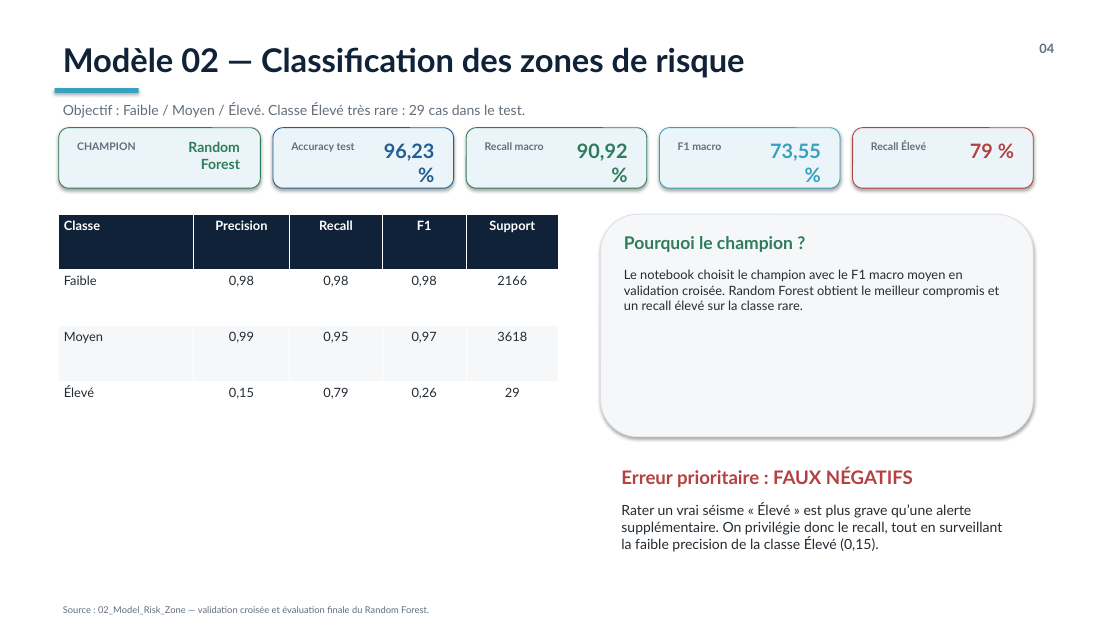
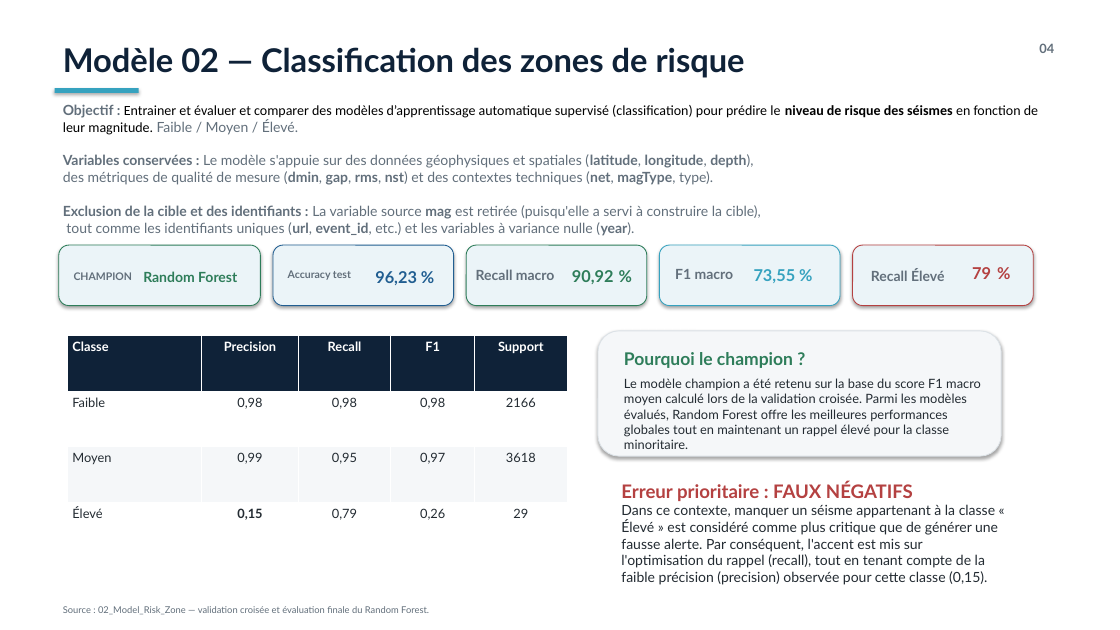
Before and after one commit to tarekalsemaan/USGS-Earthquake-AI, a slide deck: slide 4 of Presentation_TP_USGS_Earthquake_AI_FINAL.pptx. Drawn at 1120x630 pixels with LibreOffice and Linux fonts; fonts in the diff are those of the drawing. Boxes give left, top, right and bottom in pixels: in the first picture for what was removed or moved away, otherwise in the second. Text is boxed around its words. In the diff, an @@ line names an element or a change of style, - is before the commit and + after.

```diff
--- a/Presentation_TP_USGS_Earthquake_AI_FINAL.pptx
+++ b/Presentation_TP_USGS_Earthquake_AI_FINAL.pptx
@@ text at (63,104,1038,236): text changed @@
-Objectif : Faible / Moyen / Élevé. Classe Élevé très rare : 29 cas dans le test.
+Objectif : Entrainer et évaluer et comparer des modèles d’apprentissage automatique supervisé (classification) pour prédire le niveau de risque des séismes en fonction de leur magnitude. Faible / Moyen / Élevé.
+Variables conservées : Le modèle s'appuie sur des données géophysiques et spatiales (latitude, longitude, depth),
+des métriques de qualité de mesure (dmin, gap, rms, nst) et des contextes techniques (net, magType, type).
+Exclusion de la cible et des identifiants : La variable source mag est retirée (puisqu'elle a servi à construire la cible),
+tout comme les identifiants uniques (url, event_id, etc.) et les variables à variance nulle (year).
@@ text "CHAMPION": place and size @@
-text "CHAMPION" at (77,142,135,150)
+text "CHAMPION" at (74,272,132,280)
@@ text "CHAMPION" at (74,272,132,280): alignment left to justified @@
@@ text "Random Forest": place and size @@
-text "Random Forest" at (188,141,240,169)
+text "Random Forest" at (143,271,237,282)
@@ text "Random Forest" at (143,271,237,282): alignment right to left @@
@@ text "Accuracy test": place and size @@
-text "Accuracy test" at (291,142,355,152)
+text "Accuracy test" at (288,270,351,280)
@@ text "96,23 %": place and size @@
-text "96,23 %" at (384,143,435,161)
+text "96,23 %" at (375,271,417,285)
@@ text "96,23 %" at (375,271,417,285): size 17 to 14 pt @@
@@ text "Recall macro" at (476,269,555,280): size 9 to 12 pt @@
@@ text "Recall macro": place and size @@
-text "Recall macro" at (485,142,544,150)
+text "Recall macro" at (476,269,555,280)
@@ text "90,92 %": place and size @@
-text "90,92 %" at (577,143,628,161)
+text "90,92 %" at (572,270,614,284)
@@ text "90,92 %" at (572,270,614,284): size 17 to 14 pt; alignment right to centre @@
@@ text "F1 macro": place and size @@
-text "F1 macro" at (678,142,721,150)
+text "F1 macro" at (675,269,734,279)
@@ text "F1 macro" at (675,269,734,279): size 9 to 12 pt @@
@@ text "73,55 %" at (754,269,796,283): size 17 to 14 pt; alignment right to centre @@
@@ text "73,55 %": place and size @@
-text "73,55 %" at (770,143,821,161)
+text "73,55 %" at (754,269,796,283)
@@ 5 rounded rectangles, 1 text: place and size @@
-5 rounded rectangles, 1 text at (59,128,1033,252)
+5 rounded rectangles, 1 text at (59,245,1033,368)
@@ text "Recall Élevé": place and size @@
-text "Recall Élevé" at (871,141,926,150)
+text "Recall Élevé" at (871,269,944,281)
@@ text "Recall Élevé" at (871,269,944,281): size 9 to 12 pt; columns 1 to 2 @@
@@ text "79 %": place and size @@
-text "79 %" at (970,143,993,158)
+text "79 %" at (972,267,991,279)
@@ text "79 %" at (972,267,991,279): size 17 to 14 pt; alignment right to centre; columns 1 to 2 @@
@@ table at (67,336,567,559) @@
@@ bold on in "0,15" @@
@@ table: place and size @@
-table at (59,214,559,437)
+table at (67,336,567,559)
@@ rounded rectangle: place and size @@
-rounded rectangle at (601,214,1033,437)
+rounded rectangle at (598,331,1002,456)
@@ text at (624,378,981,449): text changed @@
-Le notebook choisit le champion avec le F1 macro moyen en validation croisée. Random Forest obtient le meilleur compromis et un recall élevé sur la classe rare.
+Le modèle champion a été retenu sur la base du score F1 macro moyen calculé lors de la validation croisée. Parmi les modèles évalués, Random Forest offre les meilleures performances globales tout en maintenant un rappel élevé pour la classe minoritaire.
@@ text "Erreur prioritaire : FAUX NÉGATIFS": place and size @@
-text "Erreur prioritaire : FAUX NÉGATIFS" at (621,468,913,487)
+text "Erreur prioritaire : FAUX NÉGATIFS" at (621,482,913,501)
@@ text at (621,504,998,585): text changed @@
-Rater un vrai séisme « Élevé » est plus grave qu’une alerte supplémentaire. On privilégie donc le recall, tout en surveillant la faible precision de la classe Élevé (0,15).
+Dans ce contexte, manquer un séisme appartenant à la classe « Élevé » est considéré comme plus critique que de générer une fausse alerte. Par conséquent, l'accent est mis sur l'optimisation du rappel (recall), tout en tenant compte de la faible précision (precision) observée pour cette classe (0,15).
```
Also in this commit, not shown: 3 other slides changed.
